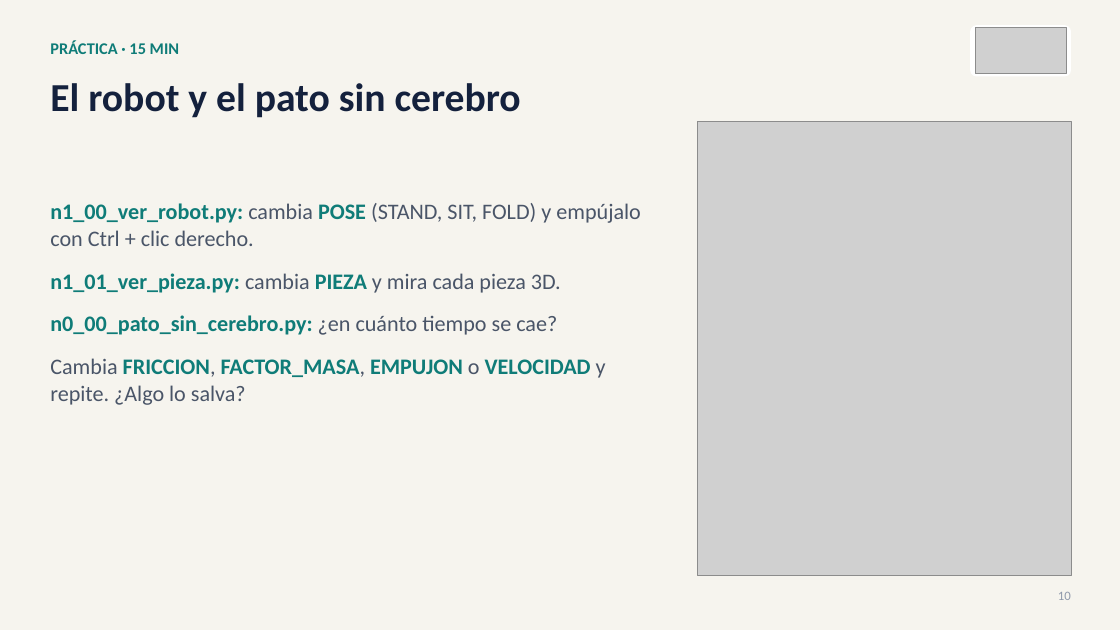
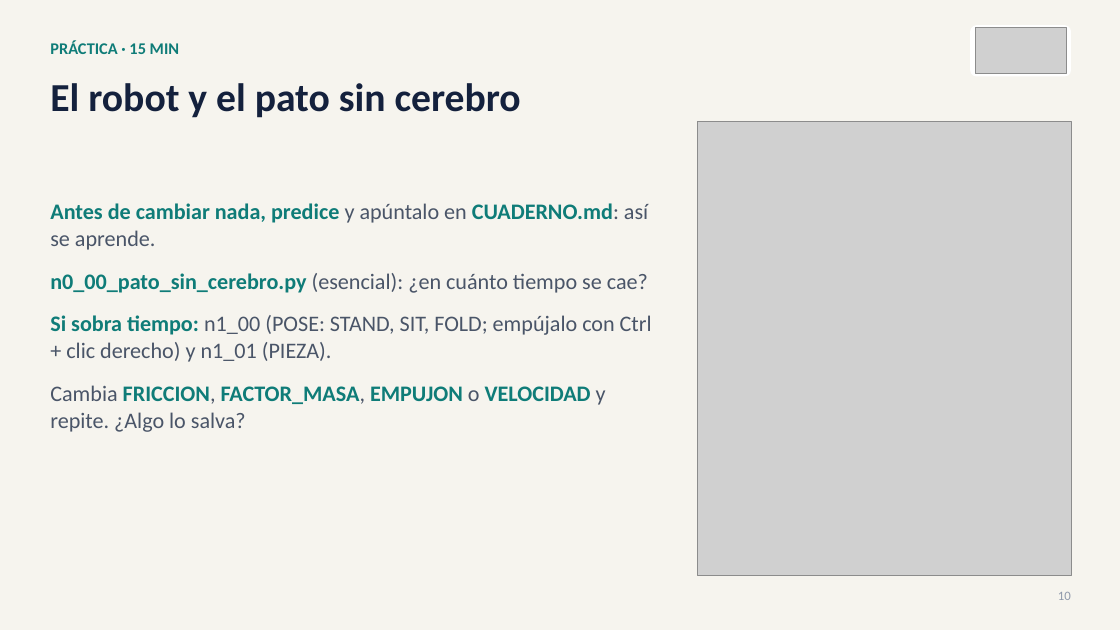
Before and after one commit to david2526IA/taller_microduck_windows, a slide deck: slide 10 of workshop-ia-fisica/presentaciones/Presentacion_03_taller_completo.pptx. Drawn at 1120x630 pixels with LibreOffice and Linux fonts; fonts in the diff are those of the drawing; grey boxes stand for pictures. Boxes give left, top, right and bottom in pixels: in the first picture for what was removed or moved away, otherwise in the second. Text is boxed around its words. In the diff, an @@ line names an element or a change of style, - is before the commit and + after.

```diff
--- a/workshop-ia-fisica/presentaciones/Presentacion_03_taller_completo.pptx
+++ b/workshop-ia-fisica/presentaciones/Presentacion_03_taller_completo.pptx
@@ text at <box>50,203,652,362</box>: text changed @@
-n1_00_ver_robot.py: cambia POSE (STAND, SIT, FOLD) y empújalo con Ctrl + clic derecho.
-n1_01_ver_pieza.py: cambia PIEZA y mira cada pieza 3D.
-n0_00_pato_sin_cerebro.py: ¿en cuánto tiempo se cae?
+Antes de cambiar nada, predice y apúntalo en CUADERNO.md: así se aprende.
+n0_00_pato_sin_cerebro.py (esencial): ¿en cuánto tiempo se cae?
+Si sobra tiempo: n1_00 (POSE: STAND, SIT, FOLD; empújalo con Ctrl + clic derecho) y n1_01 (PIEZA).
```
Also in this commit, not shown: 4 other files.
